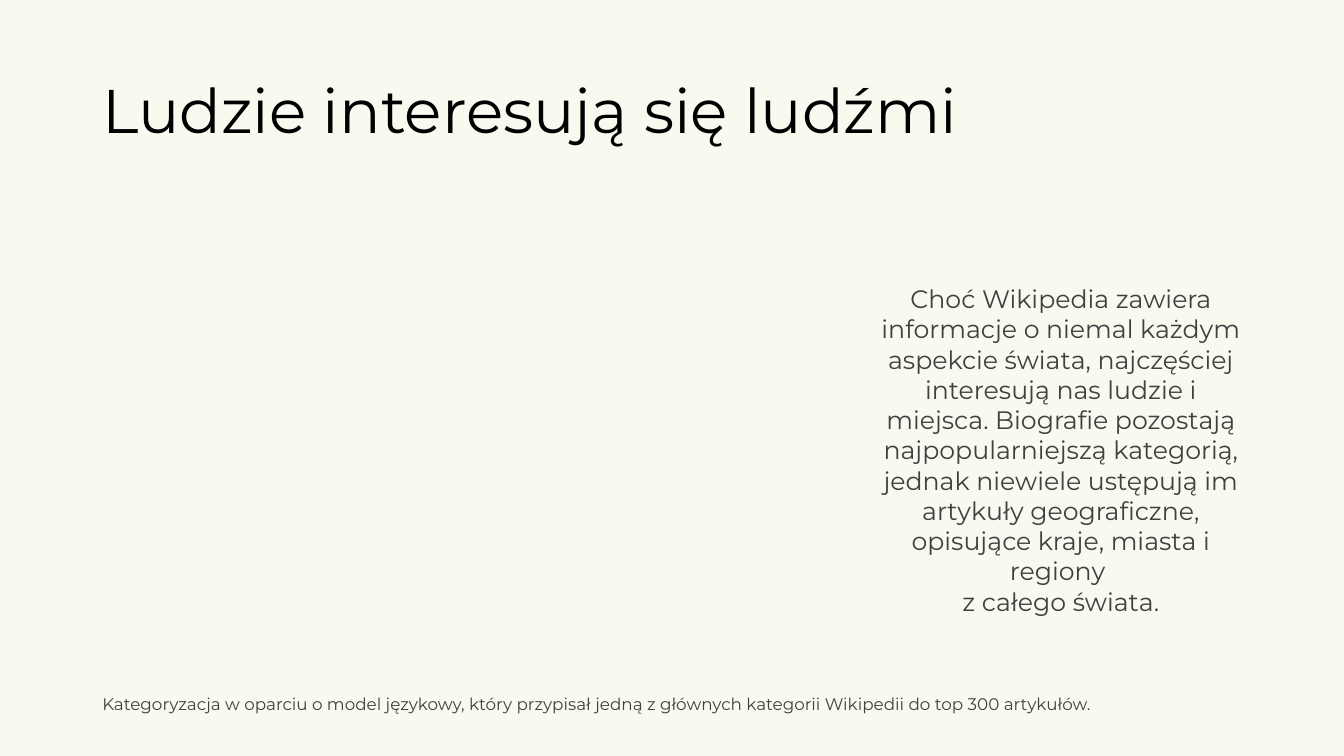
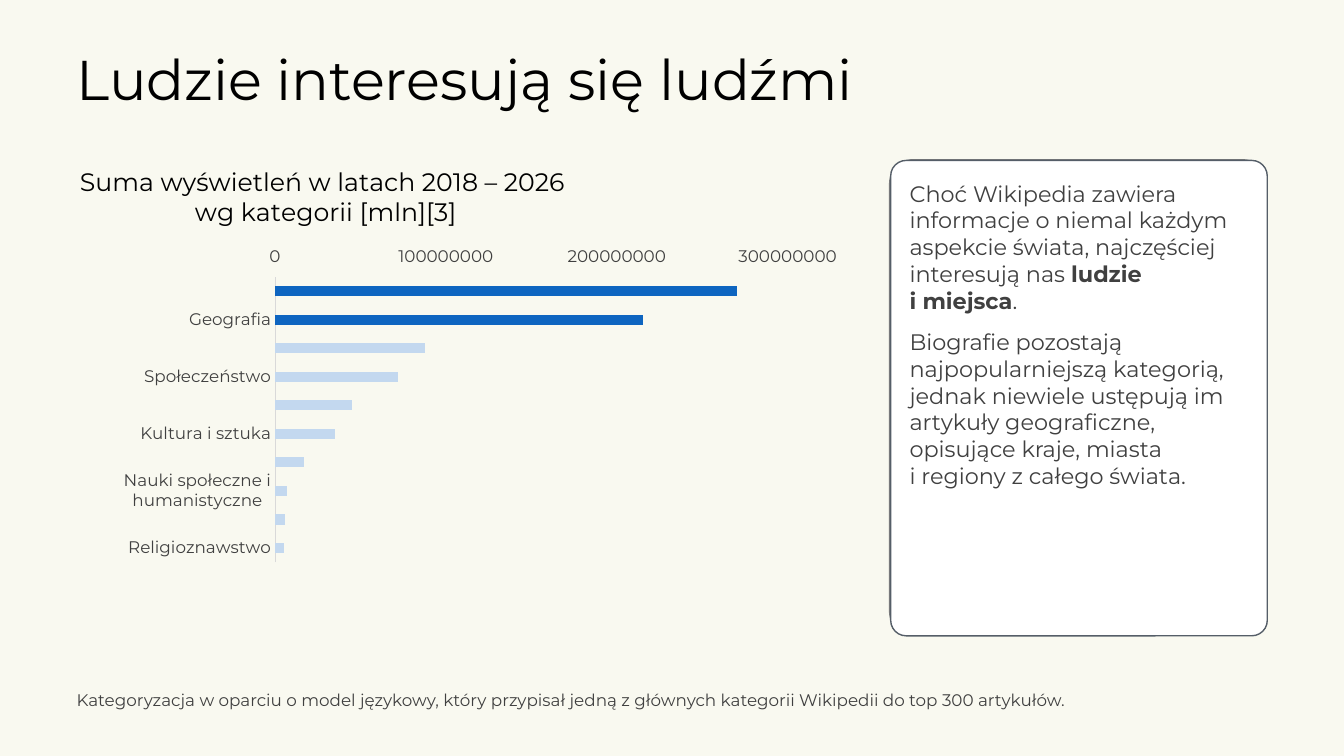
Before and after one commit to kotlarekm/BI_NGO_Wikipedia, a slide deck: slide 2 of storytelling/Wikipedia_25_Marcinos.pptx. Drawn at 1344x756 pixels with LibreOffice and Linux fonts; fonts in the diff are those of the drawing; background and template pictures are left out. Boxes give left, top, right and bottom in pixels: in the first picture for what was removed or moved away, otherwise in the second. Text is boxed around its words. In the diff, an @@ line names an element or a change of style, - is before the commit and + after.

```diff
--- a/storytelling/Wikipedia_25_Marcinos.pptx
+++ b/storytelling/Wikipedia_25_Marcinos.pptx
@@ title "Ludzie interesują się ludźmi": place and size @@
-title "Ludzie interesują się ludźmi" at bbox=[102, 87, 957, 147]
+title "Ludzie interesują się ludźmi" at bbox=[77, 58, 853, 113]
@@ title "Ludzie interesują się ludźmi" at bbox=[77, 58, 853, 113]: size 44 to 40 pt @@
@@ bar chart added at bbox=[77, 160, 861, 636] @@
+title "Suma wyświetleń w latach 2018 – 2026 wg kategorii [mln][3] "
+categories: Religioznawstwo, Nauki ścisłe i przyrodnicze, Nauki społeczne i humanistyczne, Technika, Kultura i sztuka, Polska, Społeczeństwo, Historia, Geografia, Biografie
+Series 1: 5000000, 6000000, 7000000, 17000000, 35000000, 45000000, 72000000, 88000000, 216000000, 271000000
@@ rounded rectangle added at bbox=[890, 160, 1267, 636], fill #FFFFFF, outline #7F7F7F 1 pt @@
@@ rounded rectangle added at bbox=[891, 160, 1268, 636], fill #FFFFFF, outline #555F69 1 pt @@
@@ text at bbox=[910, 185, 1228, 489]: text changed; size 18 to 16 pt @@
-Choć Wikipedia zawiera informacje o niemal każdym aspekcie świata, najczęściej interesują nas ludzie i miejsca. Biografie pozostają najpopularniejszą kategorią, jednak niewiele ustępują im artykuły geograficzne, opisujące kraje, miasta i regiony
-z całego świata.
+Choć Wikipedia zawiera informacje o niemal każdym aspekcie świata, najczęściej interesują nas ludzie
+i miejsca.
+Biografie pozostają najpopularniejszą kategorią, jednak niewiele ustępują im artykuły geograficzne, opisujące kraje, miasta
+i regiony z całego świata.
@@ text "Kategoryzacja w oparciu o model ...": place and size @@
-text "Kategoryzacja w oparciu o model ..." at bbox=[102, 697, 1091, 714]
+text "Kategoryzacja w oparciu o model ..." at bbox=[77, 693, 1065, 710]
```
Also in this commit, not shown: 10 other slides changed, 2 other files.
